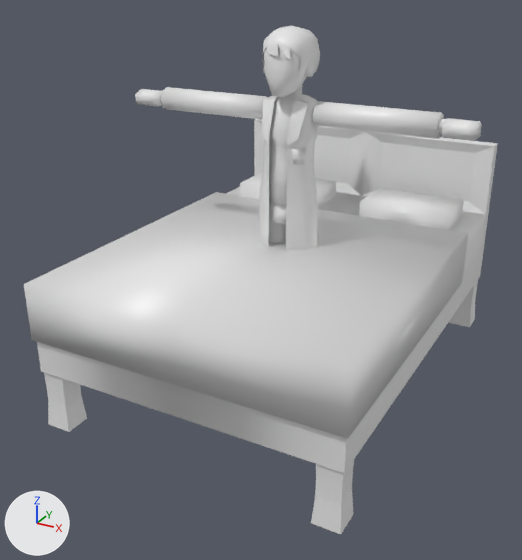
An edit to the FBX model Assets/Models/bed.fbx, drawn before and after from the same camera.
Rendered twice from a 50 mm lens placed at (1.52, -3.03, 2.0), pointed at (-0.07, -0.15, 0.57). The lights are fixed; the arrows at lower left show +X, +Y and +Z.

Objects in the first picture: 'bed', 'character', 'character asymmetry'.
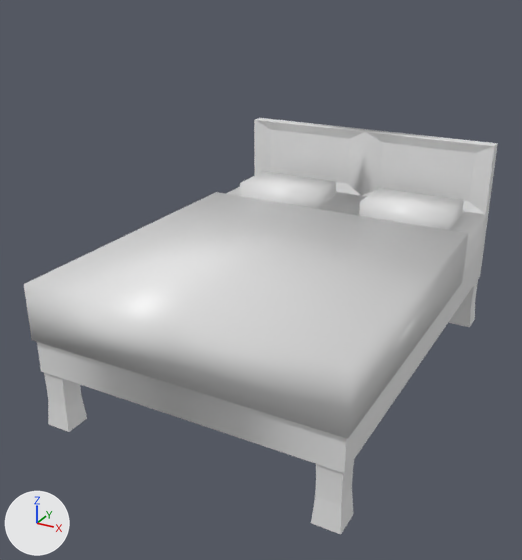
The edits, one by one:
Object 'character asymmetry' (ob_character_asymmetry) is deleted.
Object 'character' (ob_character) is deleted.

Where the change shows, as pixel boxes (x1, y1, x2, y2) in the pictures (522 x 560 px):
'character', deleted: before (135, 45, 482, 250)
'character asymmetry', deleted: before (262, 26, 320, 165)
